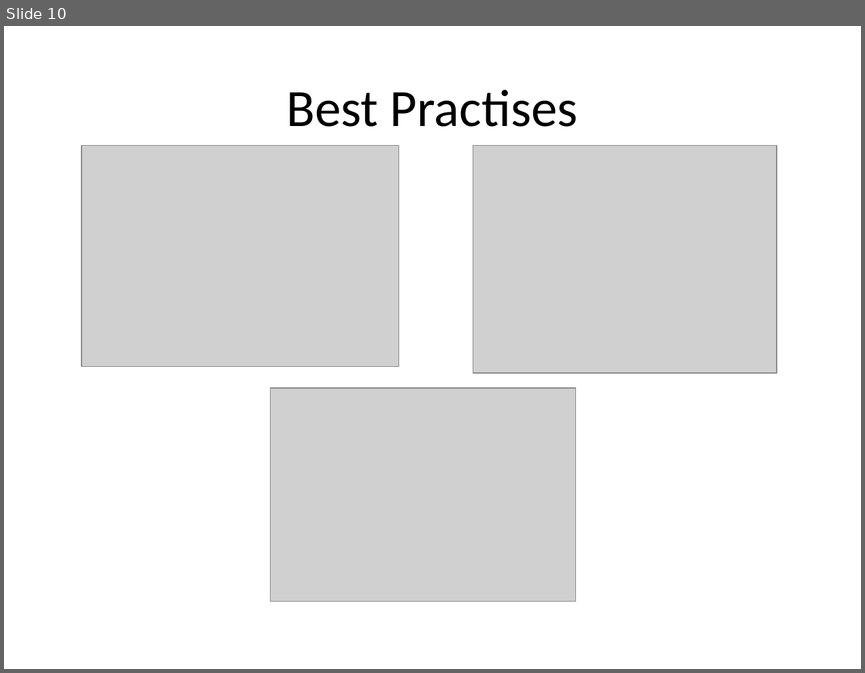
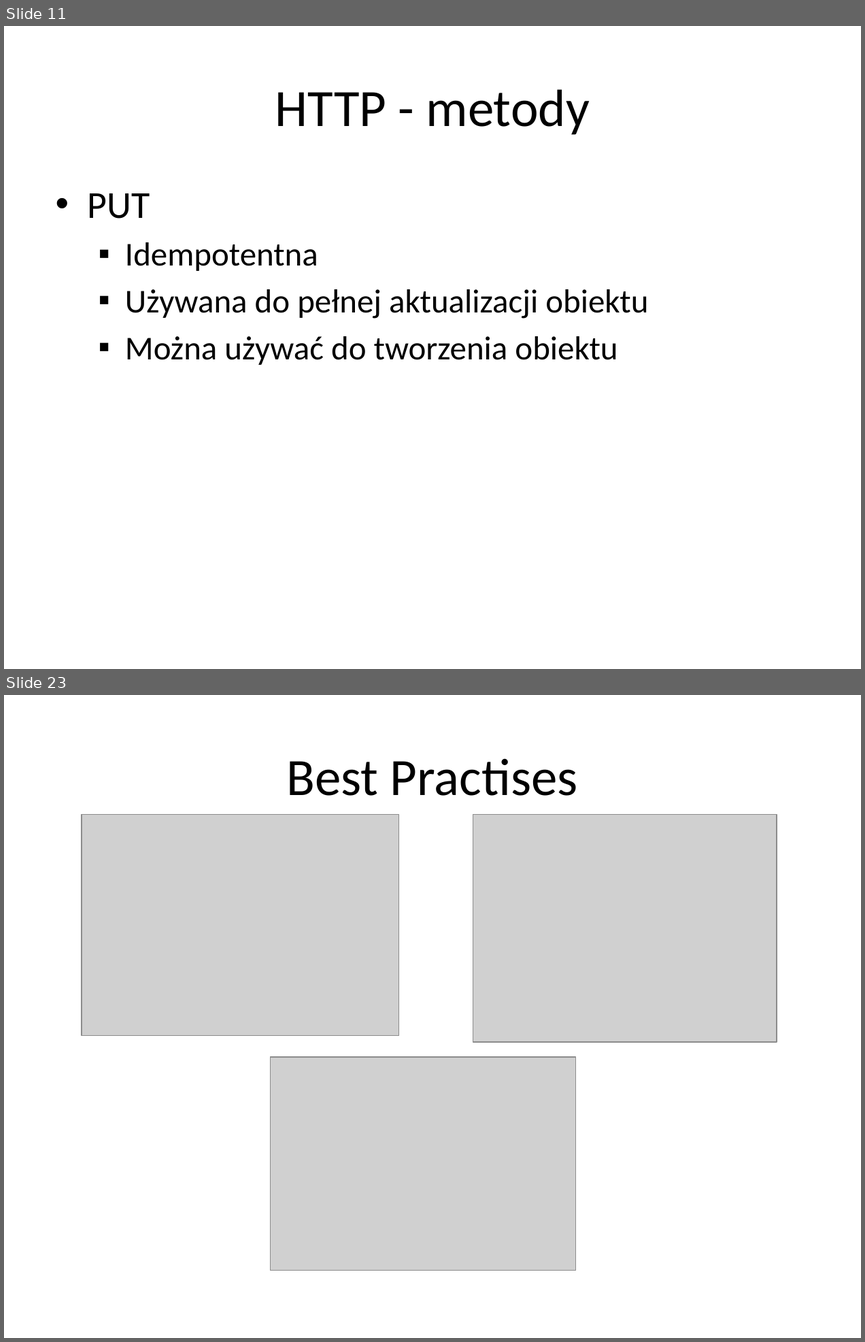
Before and after one commit to rybeek84/microservices-part1, a slide deck: monolit/documentation/microservices lectures/HTTP + REST.pptx. Shown one above the other, each under a label of ours: slide 10 before the commit, slides 11 and 23 after it; the slides between them are not shown. The pictures are 865x673 and 865x1342 pixels, drawn with LibreOffice and Linux fonts; fonts in the diff are those of the drawing; grey boxes stand for pictures. Boxes give left, top, right and bottom in pixels: in the first picture for what was removed or moved away, otherwise in the second. Text is boxed around its words. In the diff, an @@ line names an element or a change of style, - is before the commit and + after.

```diff
--- a/monolit/documentation/microservices lectures/HTTP + REST.pptx
+++ b/monolit/documentation/microservices lectures/HTTP + REST.pptx
@@ slide 11 added at (4,26,861,669), background #FFFFFF @@
@@ title added at (275,89,589,135), 44 pt, text #000000 @@
+HTTP - metody
@@ text added at (88,193,648,365), 28 pt, text #000000 @@
+• PUT
+  ▪ Idempotentna
+  ▪ Używana do pełnej aktualizacji obiektu
+  ▪ Można używać do tworzenia obiektu
@@ what was slide 10 is now slide 23 @@
```
Also in this commit, not shown: 9 slides changed, 14 other slides added, 1 slide removed.
